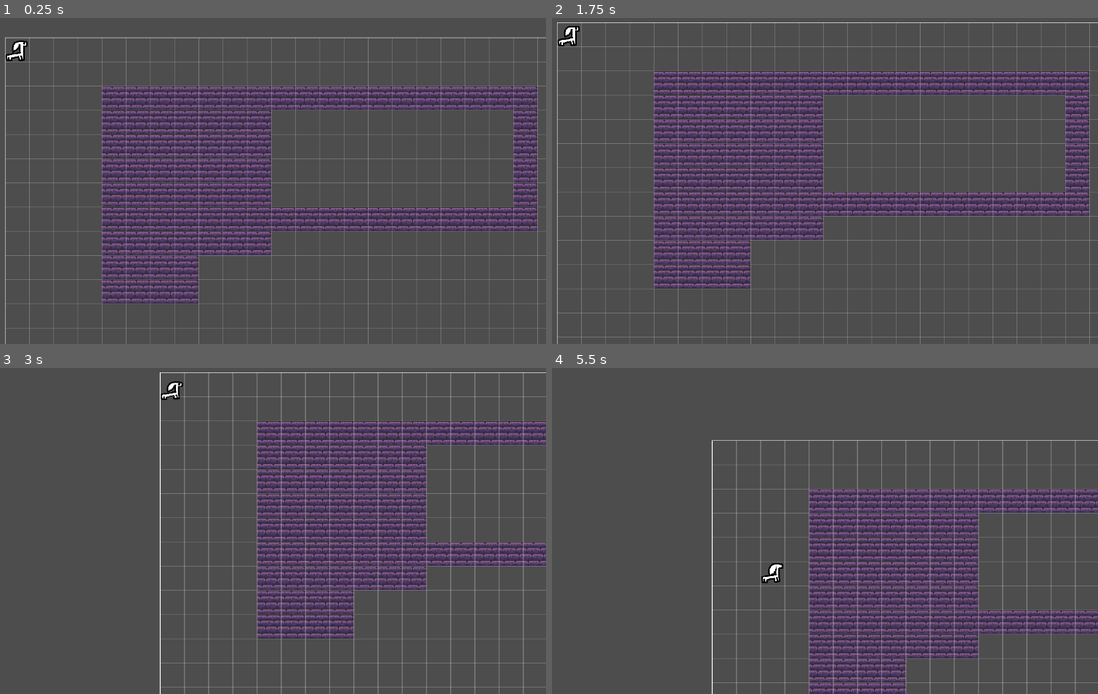
Above: before the commit, frames 1-4 (two rows, left to right).
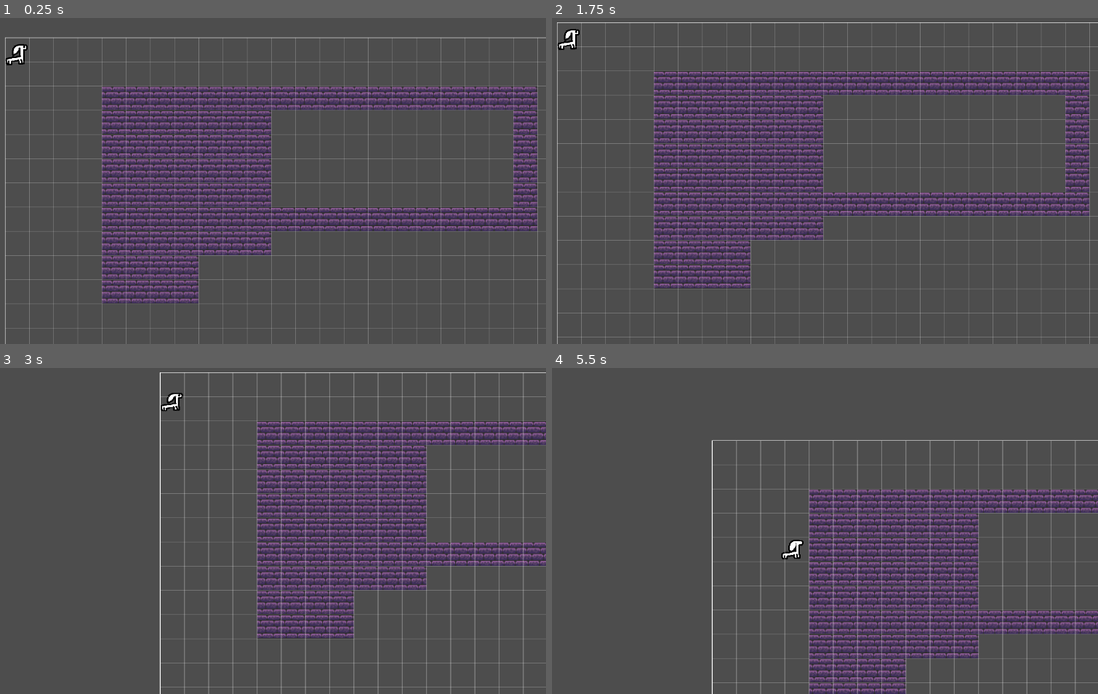
Above: after the commit, the same moments.

Repository: Blueflowerss/vpet-tempname
Game: Godot game, scene res://root.tscn
Two runs of this game, one before a commit and one after it. Both use one fixed random seed, a clock stepped at 60 frames per second and the inputs below.
Inputs (mouse positions are in pixels of both pictures, inside the frame that each line leads up to):
- Up to frame 1 (0.25 s): no input
- Up to frame 2 (1.75 s): move the mouse to (934, 164) at 0.52 s; press the mouse at (934, 164) at 0.53 s; move the mouse to (693, 197) at 1.27 s; release the mouse at (693, 197) at 1.28 s; tap S (pan_camera_down) at 1.35 s; click (693, 197) at 1.42 s
- Up to frame 3 (3 s): tap Enter at 2 s; move the mouse to (311, 459) at 2.02 s; hold A (pan_camera_left) 2.03-2.78 s; click (311, 459) at 2.17 s; move the mouse to (223, 596) at 2.77 s; tap D (pan_camera_right) at 2.85 s; click (223, 596) at 2.92 s
- Up to frame 4 (5.5 s): move the mouse to (983, 579) at 3.52 s; hold Up (pan_camera_up) 3.53-4.28 s; click (983, 579) at 3.67 s; move the mouse to (633, 482) at 4.27 s; click (633, 482) at 4.35 s; tap Space at 5 s; move the mouse to (835, 531) at 5.02 s; hold S (pan_camera_down) from 5.03 s (still down); click (835, 531) at 5.17 s

The runs differ from the first frame. In frame 1, 0.2% of the frame differs, in the area x 0-6%, y 6-15%; in frame 2, 0.2%; in frame 3, 0.2%; in frame 4, 0.3%, in the area x 38-47%, y 52-67%.

Commit message:
made the critter animation constant instead of linearly interpolated

Diff:
--- a/critter.gd
+++ b/critter.gd
@@ -37,8 +37,10 @@
 	current_action = ACT.IDLE;
 func _physics_process(delta: float) -> void:
 	#decided to do animation here
-	position = lerp(position,Vector2((grid_position * 64) + Vector2i(32,32)),delta*3);
-	pass
+	#position = lerp(position,Vector2((grid_position * 64) + Vector2i(32,32)),delta*3);
+	var next_position : Vector2 = Vector2((grid_position * 64) + Vector2i(32,32));
+	var distance_to_next_tile : float = next_position.distance_to(position);
+	position += position.direction_to(next_position) * 10;
 func _process(delta: float) -> void:
 	#a kinda timer so the AI doesn't freak out
 	if act_timer < act_timer_length:
